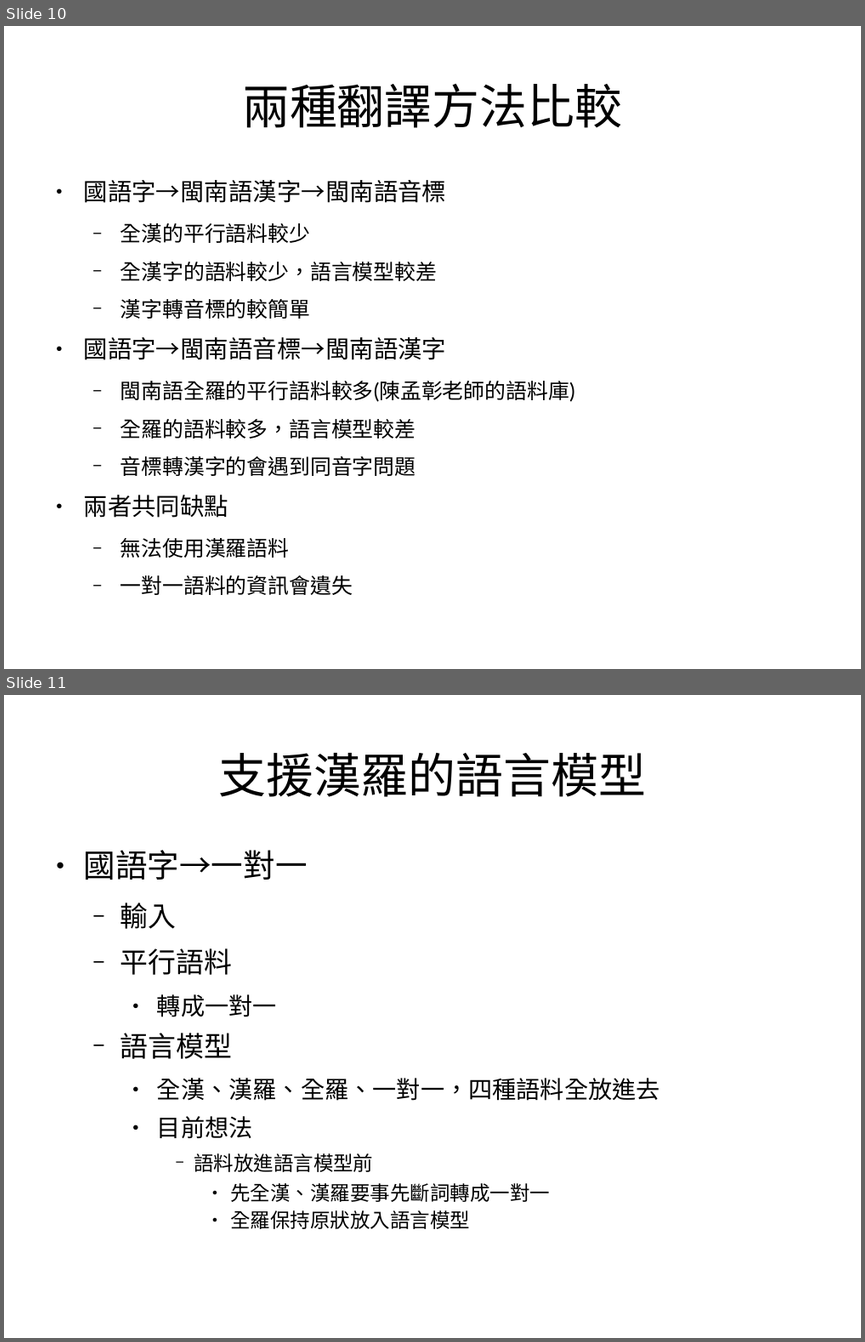
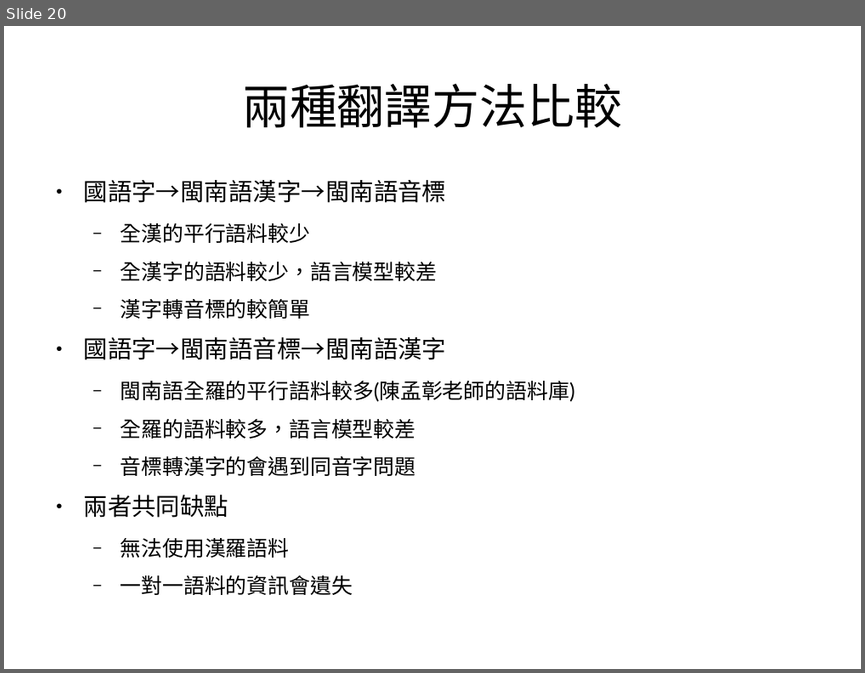
Before and after one commit to sih4sing5hong5/po3-ko3_tau5-iann2-phinn3, a slide deck: 翻譯報告.odp. Shown one above the other, each under a label of ours: slides 10 and 11 before the commit, slide 20 after it. The pictures are 865x1342 and 865x673 pixels, drawn with LibreOffice and Linux fonts; fonts in the diff are those of the drawing. Boxes give left, top, right and bottom in pixels: in the first picture for what was removed or moved away, otherwise in the second. Text is boxed around its words. In the diff, an @@ line names an element or a change of style, - is before the commit and + after.

```diff
--- a/翻譯報告.odp
+++ b/翻譯報告.odp
@@ slide 11 removed at bbox=[4, 695, 861, 1338], background #FFFFFF @@
@@ title removed at bbox=[218, 753, 646, 797] @@
-支援漢羅的語言模型
@@ text removed at bbox=[84, 850, 660, 1229] @@
-● 國語字→一對一
-  − 輸入
-  − 平行語料
-    ● 轉成一對一
-  − 語言模型
-    ● 全漢、漢羅、全羅、一對一，四種語料全放進去
-    ● 目前想法
-      − 語料放進語言模型前
-        ● 先全漢、漢羅要事先斷詞轉成一對一
-        ● 全羅保持原狀放入語言模型
@@ what was slide 10 is now slide 20 @@
```
Also in this commit, not shown: 6 slides changed, 5 slides added, 1 other slide removed.
